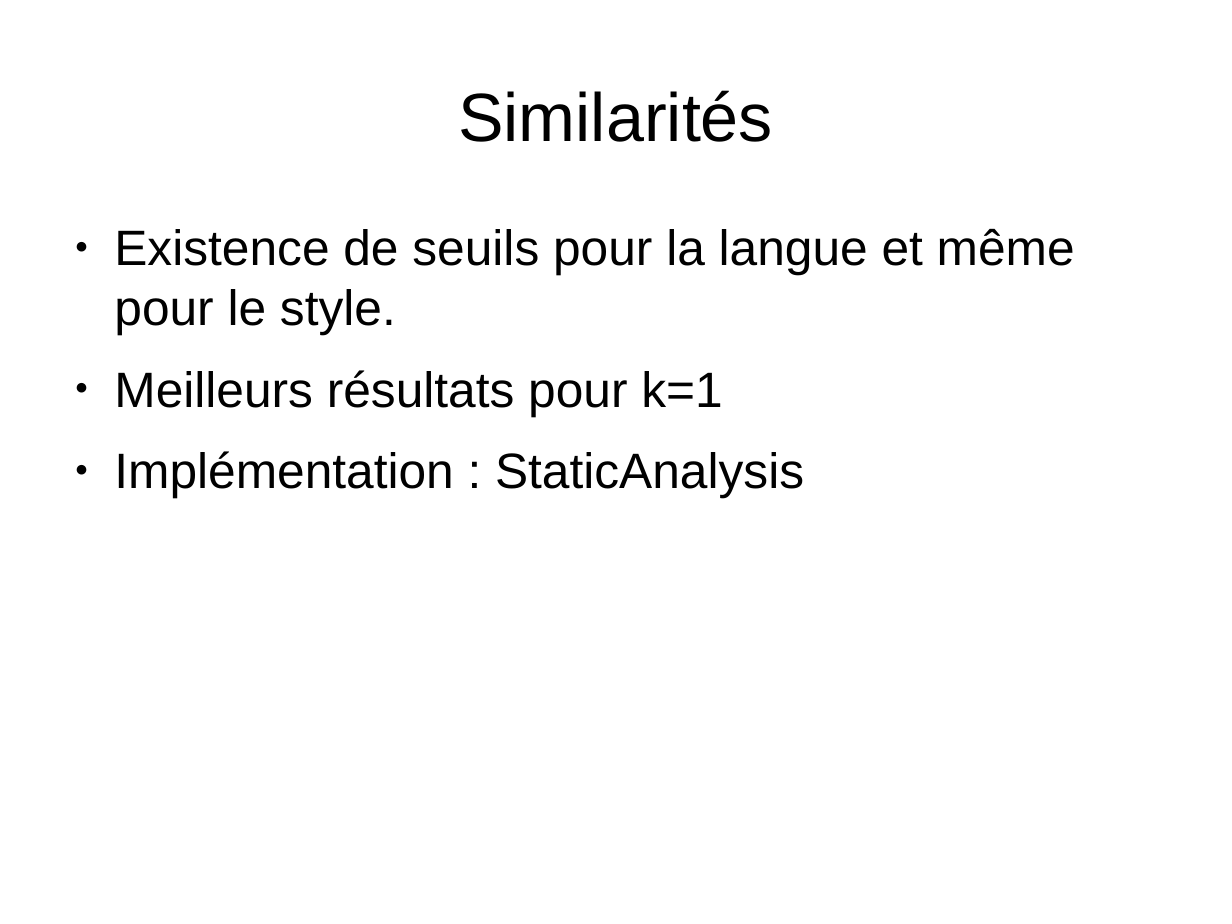
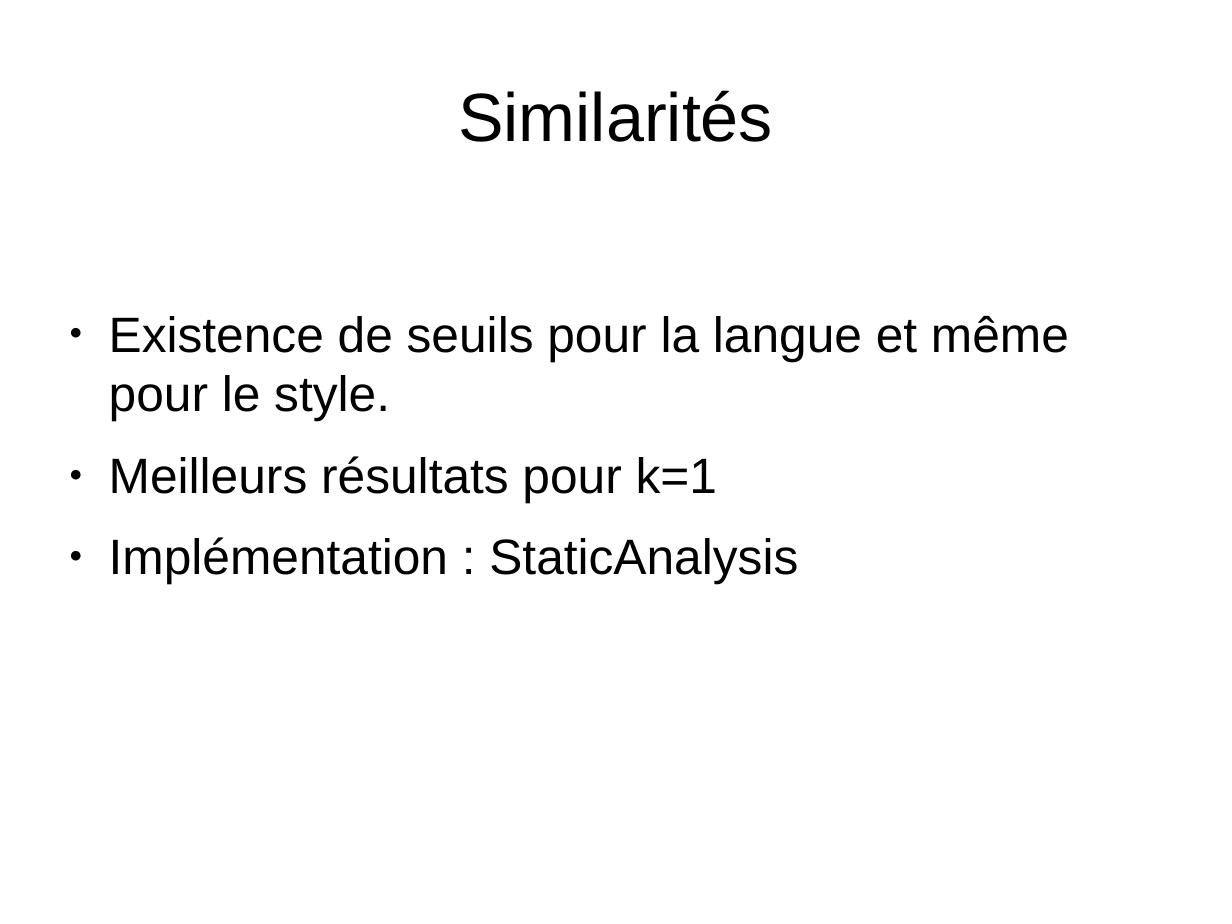
Before and after one commit to tal-chan/projet_inf431, a slide deck: slide 5 of Soutenance.odp. Drawn at 1232x924 pixels with LibreOffice and Linux fonts; fonts in the diff are those of the drawing. Boxes give left, top, right and bottom in pixels: in the first picture for what was removed or moved away, otherwise in the second. Text is boxed around its words. In the diff, an @@ line names an element or a change of style, - is before the commit and + after.

```diff
--- a/Soutenance.odp
+++ b/Soutenance.odp
@@ text "Existence de seuils pour la ...": place and size @@
-text "Existence de seuils pour la ..." at [114, 228, 1075, 498]
+text "Existence de seuils pour la ..." at [109, 315, 1069, 584]
```
Also in this commit, not shown: 6 other slides changed.
